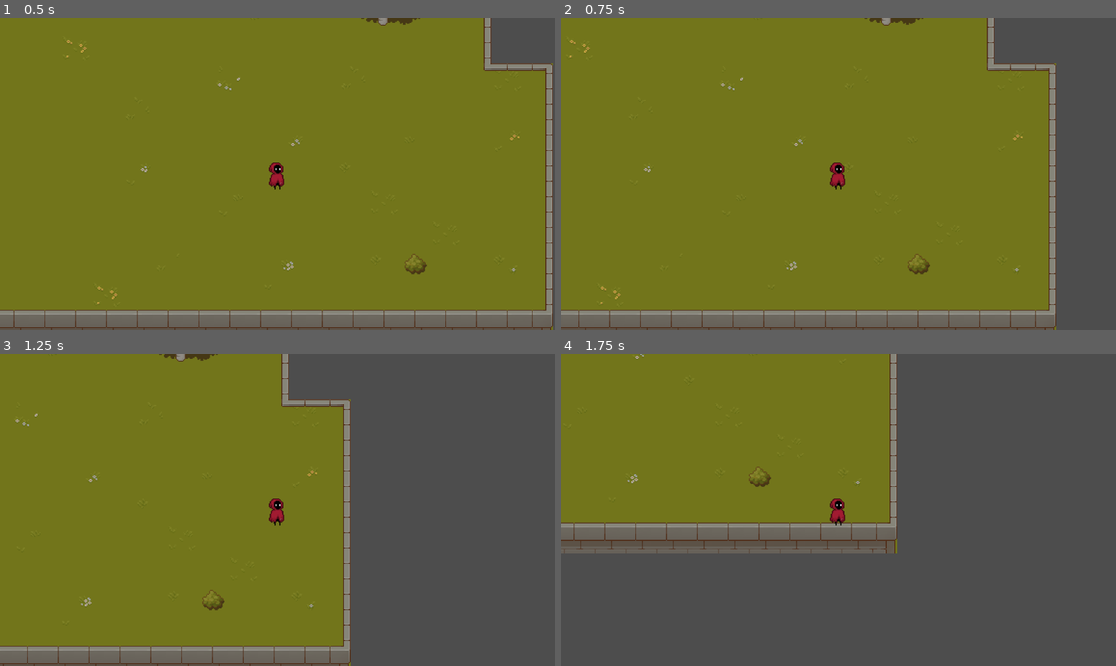
Above: before the commit, frames 1-4 (two rows, left to right).
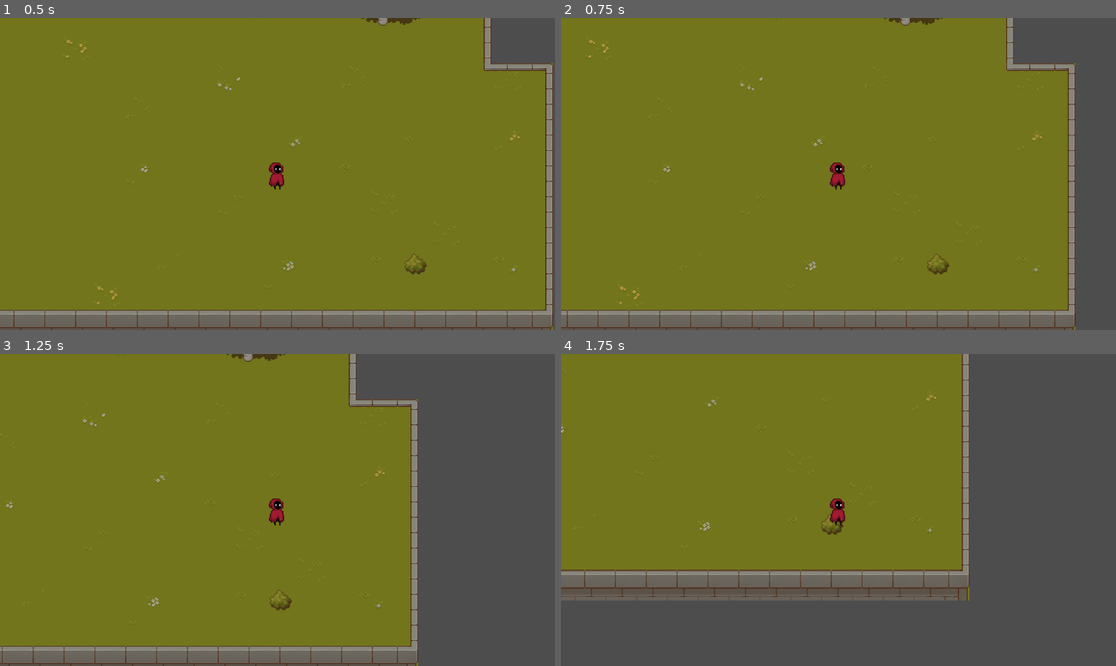
Above: after the commit, the same moments.

Repository: emilykrohn/Cast
Game: Godot game, scene res://Scenes/main.tscn
The game is run twice, just before and just after one commit, with the same random seed, the same clock (stepped at 60 frames per second) and the same inputs. The project has no main scene, so this scene is started directly.
Inputs:
- Up to frame 1 (0.5 s): no input
- Up to frame 2 (0.75 s): tap Enter at 0.5 s; hold Right (ui_right) from 0.53 s (still down)
- Up to frame 3 (1.25 s): keep holding Right (ui_right)
- Up to frame 4 (1.75 s): release Right (ui_right) at 1.28 s; hold Down (ui_down) from 1.28 s (still down)

Frame 1 is identical in both runs. In frame 2, 5.8% of the frame differs, in the area x 1-93%, y 0-100%; in frame 3, 14%; in frame 4, 25%, in the area x 0-74%, y 0-80%.

Commit message:
Create player movement script in new node
Move out player movement code to simplify the player script

Diff:
--- a/Scenes/player.tscn
+++ b/Scenes/player.tscn
@@ -1,7 +1,8 @@
-[gd_scene load_steps=40 format=3 uid="uid://roupub5c17d0"]
+[gd_scene load_steps=41 format=3 uid="uid://roupub5c17d0"]
 
 [ext_resource type="Texture2D" uid="uid://4ni8oj2h6mos" path="res://Art/AnimationSheet_Character.png" id="1_8p0i3"]
 [ext_resource type="Script" path="res://Scripts/player.gd" id="1_kw68t"]
+[ext_resource type="Script" path="res://Scripts/Player/PlayerMovement.gd" id="3_74q8e"]
 
 [sub_resource type="AtlasTexture" id="AtlasTexture_5v8yw"]
 atlas = ExtResource("1_8p0i3")
@@ -296,3 +297,7 @@
 
 [node name="Camera2D" type="Camera2D" parent="."]
 zoom = Vector2(2, 2)
+
+[node name="PlayerMovement" type="Node" parent="."]
+unique_name_in_owner = true
+script = ExtResource("3_74q8e")
--- /dev/null
+++ b/Scripts/Player/PlayerMovement.gd
@@ -0,0 +1,11 @@
+extends Node
+
+func movement(speed):
+	var horizontal_direction = Input.get_axis("ui_left", "ui_right")
+	var vertical_direction = Input.get_axis("ui_up", "ui_down")
+
+
+	if horizontal_direction or vertical_direction:
+		get_parent().velocity = Vector2(horizontal_direction, vertical_direction) * speed
+	else:
+		get_parent().velocity = Vector2(0,0)
--- a/Scripts/player.gd
+++ b/Scripts/player.gd
@@ -1,15 +1,6 @@
 extends CharacterBody2D
 
-
-const SPEED = 300.0
-const JUMP_VELOCITY = -400.0
-
 func _physics_process(delta):
-	var horizontal_direction = Input.get_axis("ui_left", "ui_right")
-	var vertical_direction = Input.get_axis("ui_up", "ui_down")
-	if horizontal_direction or vertical_direction:
-		velocity = Vector2(horizontal_direction, vertical_direction) * SPEED
-	else:
-		velocity = Vector2(0,0)
+	%PlayerMovement.movement(200)
 
 	move_and_slide()
